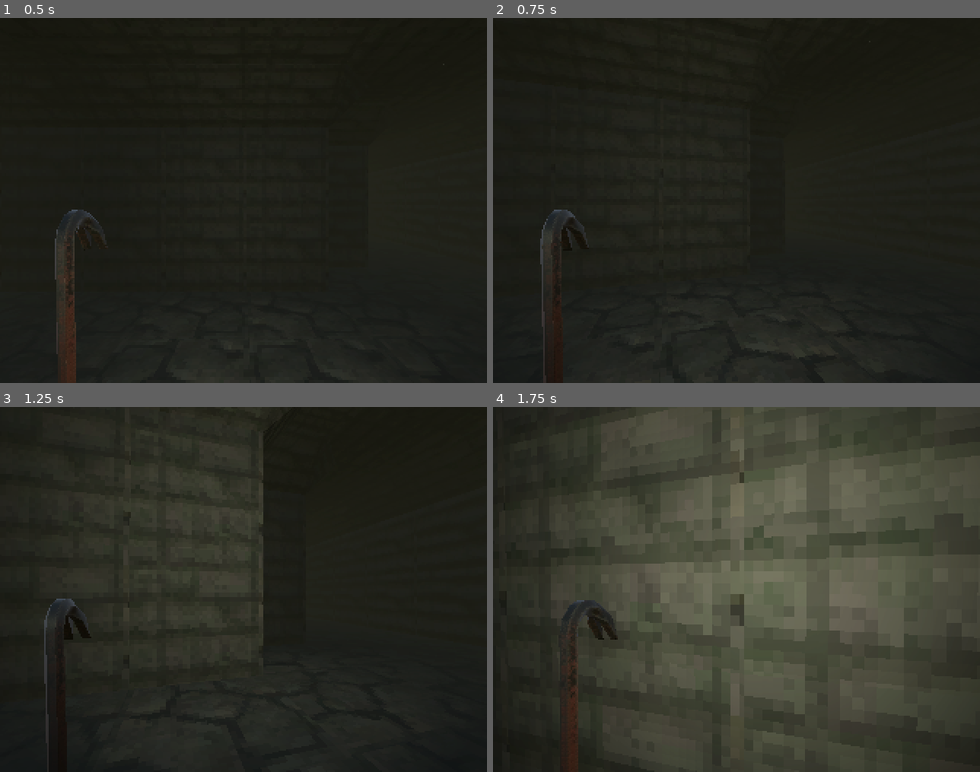
Above: before the commit, frames 1-4 (two rows, left to right).
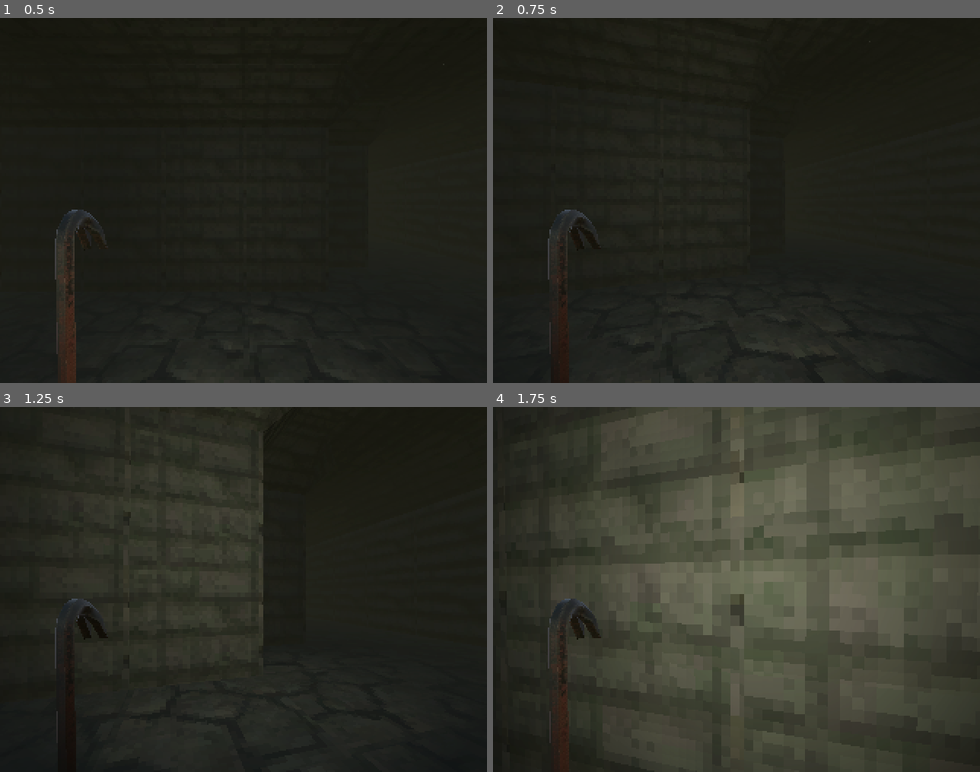
Above: after the commit, the same moments.

Repository: Stephen-Zulauf/Ghoul_Godot
Game: Godot game, scene res://environment/levels/Test_level.tscn
Same seed, same stepped clock (60 frames per second), same inputs: the game is played once before the commit and once after it.
Inputs (mouse positions are in pixels of both pictures, inside the frame that each line leads up to):
- Up to frame 1 (0.5 s): no input
- Up to frame 2 (0.75 s): tap Enter at 0.5 s; move the mouse to (760, 200) at 0.52 s; hold W (move_forward) from 0.53 s (still down); hold Ctrl (crouch) from 0.53 s (still down)
- Up to frame 3 (1.25 s): keep holding W (move_forward); keep holding Ctrl (crouch); tap Space (jump) at 0.77, 1.07 s; tap Shift (sprint) at 0.8 s
- Up to frame 4 (1.75 s): keep holding W (move_forward); move the mouse to (712, 589) at 1.27 s; release Ctrl (crouch) at 1.28 s; tap Shift (sprint) at 1.35 s; tap Space (jump) at 1.52, 1.55 s

Frame 1 is identical in both runs. In frame 2, 0.4% of the frame differs, in the area x 9-21%, y 52-98%; in frame 3, 0.4%; in frame 4, 0.6%, in the area x 11-26%, y 52-98%.

Commit message:
flushing out weapon state machine

Diff:
--- a/Global/state_bus.gd
+++ b/Global/state_bus.gd
@@ -1,18 +1,50 @@
 class_name StateBus extends Node
 
 var StateMachineCurrent : Dictionary
+var Idle : bool = false
+var Sprinting : bool = false
+var Walking : bool = false
+var Crouching : bool = false
+var Jumping : bool = false
+var Falling : bool = false
 
+
+func clear_bools() -> void:
+	Idle = false
+	Sprinting = false
+	Walking = false
+	Crouching = false
+	Jumping = false
+	Falling = false
+
+func matchBool(name : String) -> void:
+	match name:
+		"stateIdle":
+			Idle = true
+		"stateSprint":
+			Sprinting = true
+		"stateWalk":
+			Walking = true
+		"stateCrouch":
+			Crouching = true
+		"stateJump":
+			Jumping = true
+		"stateFall":
+			Falling = true
 
 # Called when the node enters the scene tree for the first time.
 func _ready() -> void:
+	clear_bools()
+	for child in get_children():
+		if child is StateMachine:
+			StateMachineCurrent[child.get_name()] = child.CURRENT_STATE.name
+			matchBool(child.CURRENT_STATE.name)
+
+# Called every frame. 'delta' is the elapsed time since the previous frame.
+func _process(delta: float) -> void:
+	clear_bools()
 	for child in get_children():
 		if child is StateMachine:
 			StateMachineCurrent[child.get_name()] = child.CURRENT_STATE
-
-
-# Called every frame. 'delta' is the elapsed time since the previous frame.
-func _process(delta: float) -> void:
-	for child in get_children():
-		if child is StateMachine:
-			StateMachineCurrent[child.get_name()] = child.CURRENT_STATE
-		Debug.fpsControllerDebugPanel.add_property(child.get_name(), child.CURRENT_STATE.name, 1)
+			matchBool(child.CURRENT_STATE.name)
+			Debug.fpsControllerDebugPanel.add_property(child.get_name(), child.CURRENT_STATE.name, 1)
--- a/controllers/fps/fps_controller.tscn
+++ b/controllers/fps/fps_controller.tscn
@@ -15,9 +15,15 @@
 [ext_resource type="Script" path="res://controllers/fps/states_weapon.gd" id="12_ue8u1"]
 [ext_resource type="Script" path="res://controllers/weapon/state_wea_test.gd" id="14_lbnlq"]
 [ext_resource type="Script" path="res://controllers/fps/states_inventory.gd" id="14_ry2k1"]
+[ext_resource type="Script" path="res://controllers/weapon/state_weapon_idle.gd" id="15_dvlsh"]
 [ext_resource type="Script" path="res://controllers/fps/states_ui.gd" id="15_w37hn"]
+[ext_resource type="Script" path="res://controllers/weapon/state_weapon_sprint.gd" id="16_lcgvb"]
 [ext_resource type="Script" path="res://controllers/fps/state_inv_test.gd" id="16_qs3bb"]
+[ext_resource type="Script" path="res://controllers/weapon/state_weapon_walk.gd" id="17_j1sy6"]
+[ext_resource type="Script" path="res://controllers/weapon/state_weapon_crouch.gd" id="18_orsrb"]
 [ext_resource type="Script" path="res://controllers/fps/state_ui_test.gd" id="18_ukwif"]
+[ext_resource type="Script" path="res://controllers/weapon/state_weapon_jump.gd" id="19_kd81j"]
+[ext_resource type="Script" path="res://controllers/weapon/state_weapon_fall.gd" id="20_bccu0"]
 
 [sub_resource type="CapsuleShape3D" id="CapsuleShape3D_rl1s7"]
 
@@ -352,7 +358,6 @@
 [node name="Camera3D" type="Camera3D" parent="Camera_controller"]
 
 [node name="ControllerWeapon" parent="Camera_controller/Camera3D" instance=ExtResource("2_tkaur")]
-transform = Transform3D(0.00605385, 0.173362, 0.468945, -0.499695, 0.0174497, -8.74228e-08, -0.016366, -0.468659, 0.173468, 0.62, -0.885, -0.73)
 
 [node name="UI" type="Control" parent="."]
 layout_mode = 3
@@ -436,11 +441,29 @@
 
 [node name="States_weapon" type="Node" parent="State_Bus" node_paths=PackedStringArray("CURRENT_STATE", "BUS")]
 script = ExtResource("12_ue8u1")
-CURRENT_STATE = NodePath("stateWeaponTest")
+CURRENT_STATE = NodePath("stateWeaponIdle")
 BUS = NodePath("..")
 
 [node name="stateWeaponTest" type="Node" parent="State_Bus/States_weapon"]
 script = ExtResource("14_lbnlq")
+
+[node name="stateWeaponIdle" type="Node" parent="State_Bus/States_weapon"]
+script = ExtResource("15_dvlsh")
+
+[node name="stateWeaponSprint" type="Node" parent="State_Bus/States_weapon"]
+script = ExtResource("16_lcgvb")
+
+[node name="stateWeaponWalk" type="Node" parent="State_Bus/States_weapon"]
+script = ExtResource("17_j1sy6")
+
+[node name="stateWeaponCrouch" type="Node" parent="State_Bus/States_weapon"]
+script = ExtResource("18_orsrb")
+
+[node name="stateWeaponJump" type="Node" parent="State_Bus/States_weapon"]
+script = ExtResource("19_kd81j")
+
+[node name="stateWeaponFall" type="Node" parent="State_Bus/States_weapon"]
+script = ExtResource("20_bccu0")
 
 [node name="States_inventory" type="Node" parent="State_Bus" node_paths=PackedStringArray("CURRENT_STATE", "BUS")]
 script = ExtResource("14_ry2k1")
--- a/controllers/weapon/controller_weapon.gd
+++ b/controllers/weapon/controller_weapon.gd
@@ -40,6 +40,7 @@
 	if event is InputEventMouseMotion:
 		mouse_movement = event.relative
 
+#TODO update_hand_weapon
 func load_weapon() -> void:
 	weapon_mesh.mesh = WEAPON_TYPE.mesh #set weapon mesh
 	position = WEAPON_TYPE.position #set weapon postion
@@ -53,7 +54,7 @@
 	idle_sway_rotation_strength = WEAPON_TYPE.idle_sway_rotation
 	random_sway_amount = WEAPON_TYPE.random_sway_amount
 
-func sway_weapon(delta) -> void:
+func update_sway(delta) -> void:
 	#clamp
 	mouse_movement = mouse_movement.clamp(WEAPON_TYPE.sway_min, WEAPON_TYPE.sway_max)
 	#lerp postions based on mouse
@@ -66,5 +67,5 @@
 	rotation_degrees.x = lerp(rotation_degrees.x, WEAPON_TYPE.rotation.x + (mouse_movement.y * WEAPON_TYPE.sway_amount_rotation) * delta, WEAPON_TYPE.sway_speed_rotation)
 
 func _physics_process(delta: float) -> void:
-	#pass
-	sway_weapon(delta)
+	pass
+	#update_sway(delta)
--- /dev/null
+++ b/controllers/weapon/state_weapon_crouch.gd
@@ -0,0 +1,20 @@
+class_name StateWeaponCrouch extends State
+
+@export var WEAPON : ControllerWeapon
+@export var ANIMATION : AnimationPlayer
+
+@export var SPEED: float = 5.0
+@export var ACCELERATION: float = 0.1
+@export var DECELERATION: float = 0.25
+@export var TOP_ANIMATION_SPEED: float = 2.2
+
+func enter() -> void:
+	pass
+	#if ANIMATION.is_playing() and ANIMATION.current_animation == "JumpEnd":
+		#await ANIMATION.animation_finished
+	#else:
+		#ANIMATION.pause()
+
+func update(delta):
+	if !get_parent().BUS.Crouching:
+		transition.emit("stateWeaponIdle")
--- /dev/null
+++ b/controllers/weapon/state_weapon_fall.gd
@@ -0,0 +1,36 @@
+class_name StateWeaponFall extends State
+
+@export var WEAPON : ControllerWeapon
+@export var ANIMATION : AnimationPlayer
+
+@export var SPEED: float = 5.0
+@export var ACCELERATION: float = 0.1
+@export var DECELERATION: float = 0.25
+@export var TOP_ANIMATION_SPEED: float = 2.2
+
+func enter() -> void:
+	pass
+	#if ANIMATION.is_playing() and ANIMATION.current_animation == "JumpEnd":
+		#await ANIMATION.animation_finished
+	#else:
+		#ANIMATION.pause()
+
+func update(delta):
+	#state changes
+	if Input.is_action_just_pressed("sprint") and get_parent().BUS.Sprinting:
+		transition.emit("stateWeaponSprint")
+
+	if Input.is_action_pressed("crouch") and get_parent().BUS.Crouching:
+		transition.emit("stateWeaponCrouch")
+
+	if get_parent().BUS.Walking:
+		transition.emit("stateWeaponWalk")
+
+	if Input.is_action_just_pressed("jump") and get_parent().BUS.Jumping:
+		transition.emit("stateWeaponJump")
+
+	if get_parent().BUS.Falling:
+		transition.emit("stateWeaponFall")
+
+	if get_parent().BUS.Idle:
+		transition.emit("stateWeaponIdle")
--- /dev/null
+++ b/controllers/weapon/state_weapon_idle.gd
@@ -0,0 +1,32 @@
+class_name StateWeaponIdle extends State
+
+@export var WEAPON : ControllerWeapon
+@export var ANIMATION : AnimationPlayer
+
+@export var SPEED: float = 5.0
+@export var ACCELERATION: float = 0.1
+@export var DECELERATION: float = 0.25
+@export var TOP_ANIMATION_SPEED: float = 2.2
+
+func enter() -> void:
+	if get_parent().BUS.Idle:
+		print("weapon is in idle")
+	else:
+		print("failed")
+
+func update(delta):
+	#CONTROLLER.update_gravity(delta)
+	#CONTROLLER.update_input(SPEED,ACCELERATION,DECELERATION)
+	#CONTROLLER.update_velocity()
+
+	if get_parent().BUS.Crouching :
+		transition.emit("stateWeaponCrouch")
+
+	if get_parent().BUS.Walking:
+		transition.emit("stateWeaponWalk")
+
+	if get_parent().BUS.Jumping:
+		transition.emit("stateWeaponJump")
+
+	if get_parent().BUS.Falling:
+		transition.emit("stateWeaponFall")
--- /dev/null
+++ b/controllers/weapon/state_weapon_jump.gd
@@ -0,0 +1,25 @@
+class_name StateWeaponJump extends State
+
+@export var WEAPON : ControllerWeapon
+@export var ANIMATION : AnimationPlayer
+
+@export var SPEED: float = 5.0
+@export var ACCELERATION: float = 0.1
+@export var DECELERATION: float = 0.25
+@export var TOP_ANIMATION_SPEED: float = 2.2
+
+func enter() -> void:
+	pass
+	#if ANIMATION.is_playing() and ANIMATION.current_animation == "JumpEnd":
+		#await ANIMATION.animation_finished
+	#else:
+		#ANIMATION.pause()
+
+func update(delta):
+	if !get_parent().BUS.Jumping:
+		if get_parent().BUS.Sprinting :
+			transition.emit("stateWeaponSprint")
+		elif get_parent().BUS.Walking :
+			transition.emit("stateWeaponWalk")
+		else:
+			transition.emit("stateWeaponIdle")
--- /dev/null
+++ b/controllers/weapon/state_weapon_sprint.gd
@@ -0,0 +1,39 @@
+class_name StateWeaponSprint extends State
+
+@export var WEAPON : ControllerWeapon
+@export var ANIMATION : AnimationPlayer
+
+@export var SPEED: float = 5.0
+@export var ACCELERATION: float = 0.1
+@export var DECELERATION: float = 0.25
+@export var TOP_ANIMATION_SPEED: float = 2.2
+
+func enter() -> void:
+	print("weapon sprint")
+	#if ANIMATION.is_playing() and ANIMATION.current_animation == "JumpEnd":
+		#await ANIMATION.animation_finished
+	#else:
+		#ANIMATION.pause()
+
+func update(delta):
+	#CONTROLLER.update_gravity(delta)
+	#CONTROLLER.update_input(SPEED,ACCELERATION,DECELERATION)
+	#CONTROLLER.update_velocity()
+
+	#set_animation_speed(CONTROLLER.velocity.length())
+
+	if get_parent().BUS.Walking:
+		transition.emit("stateWeaponWalk")
+
+	if get_parent().BUS.Crouching:
+		transition.emit("stateWeaponCrouch")
+
+	if get_parent().BUS.Jumping:
+		transition.emit("stateWeaponJump")
+
+	if get_parent().BUS.Falling:
+		transition.emit("stateWeaponFall")
+
+#func set_animation_speed(spd) -> void:
+	#var alpha = remap(spd, 0.0, SPEED, 0.0, 1.0)
+	#ANIMATION.speed_scale = lerp(0.0, TOP_ANIM_SPEED, alpha)
--- /dev/null
+++ b/controllers/weapon/state_weapon_walk.gd
@@ -0,0 +1,33 @@
+class_name StateWeaponWalk extends State
+
+@export var WEAPON : ControllerWeapon
+@export var ANIMATION : AnimationPlayer
+
+@export var SPEED: float = 5.0
+@export var ACCELERATION: float = 0.1
+@export var DECELERATION: float = 0.25
+@export var TOP_ANIMATION_SPEED: float = 2.2
+
+func enter() -> void:
+	print("weapon state walk")
+	#if ANIMATION.is_playing() and ANIMATION.current_animation == "JumpEnd":
+		#await ANIMATION.animation_finished
+	#else:
+		#ANIMATION.pause()
+
+func update(delta):
+	#state changes
+	if get_parent().BUS.Sprinting:
+		transition.emit("stateWeaponSprint")
+
+	if get_parent().BUS.Crouching:
+		transition.emit("stateWeaponCrouch")
+
+	if get_parent().BUS.Jumping:
+		transition.emit("stateWeaponJump")
+
+	if get_parent().BUS.Idle:
+		transition.emit("stateWeaponIdle")
+
+	if get_parent().BUS.Falling:
+		transition.emit("stateWeaponFall")
Not shown: 2 places in controllers/fps/fps_controller.tscn that only renumber resources
Not shown: 8 places in environment/blender/exported_glbs/walls_dungeon/walls.tres that only renumber resources
